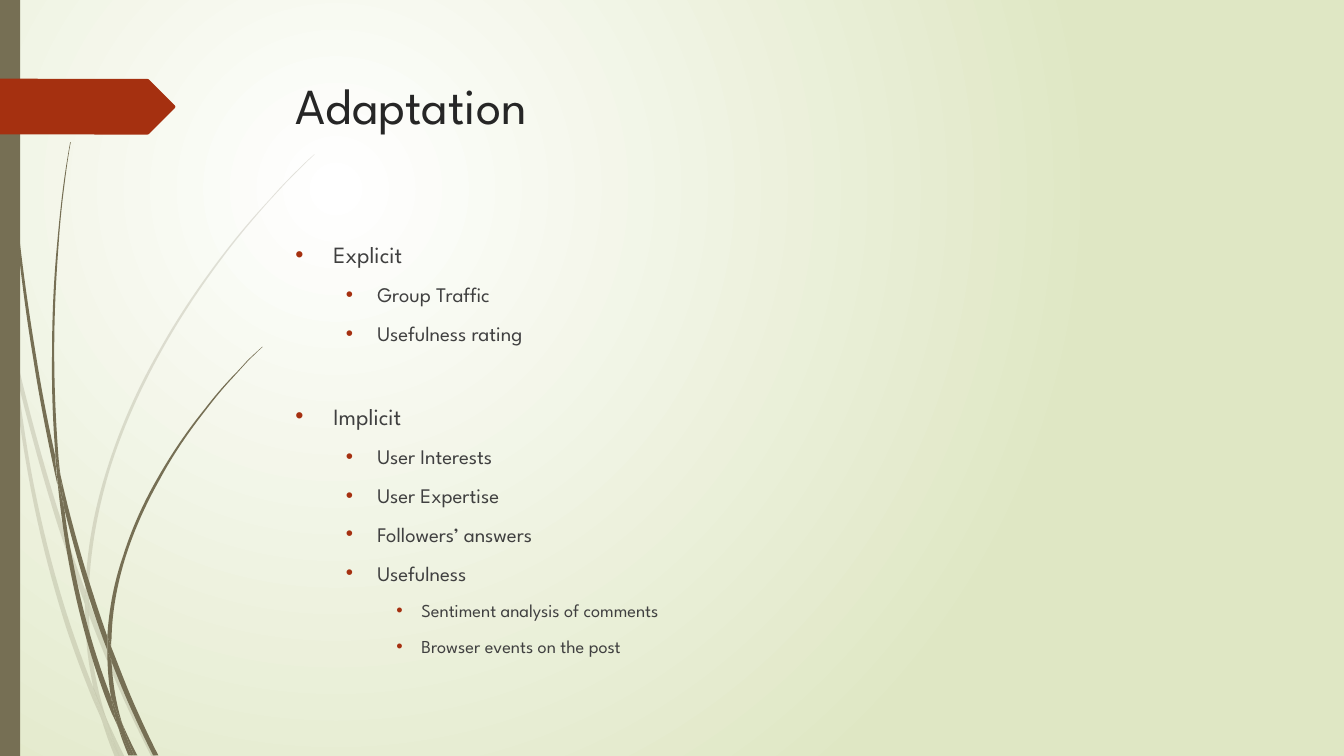
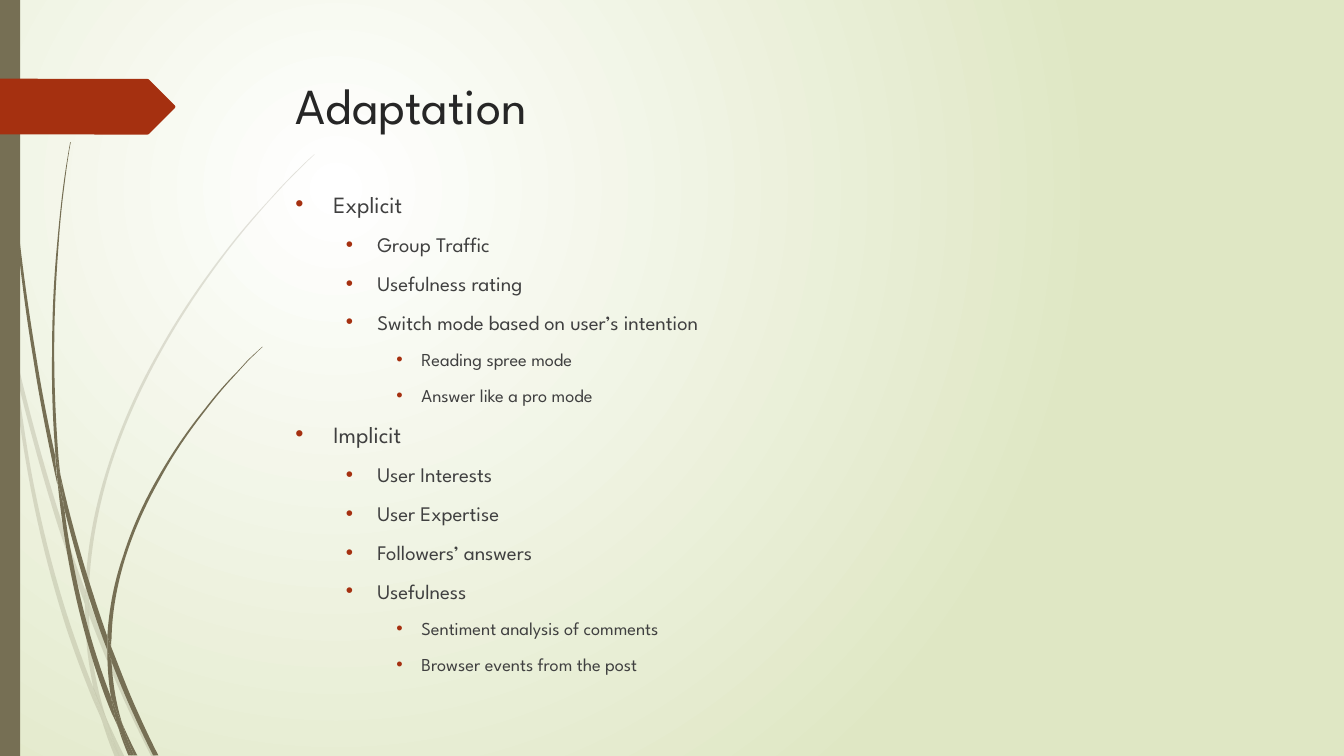
Before and after one commit to aartirao/JavaWithTheFlow, a slide deck: slide 9 of index/ppt/JavaWithTheFlow.pptx (slide 6 before the commit). Drawn at 1344x756 pixels with LibreOffice and Linux fonts; fonts in the diff are those of the drawing. Boxes give left, top, right and bottom in pixels: in the first picture for what was removed or moved away, otherwise in the second. Text is boxed around its words. In the diff, an @@ line names an element or a change of style, - is before the commit and + after.

```diff
--- a/index/ppt/JavaWithTheFlow.pptx
+++ b/index/ppt/JavaWithTheFlow.pptx
@@ text "Explicit": place and size @@
-text "Explicit" at box(333, 247, 659, 657)
+text "Explicit" at box(333, 197, 698, 675)
@@ text at box(377, 315, 698, 406): paragraphs added @@
+  • Switch mode based on user’s intention
+    • Reading spree mode
+    • Answer like a pro mode
@@ text at box(421, 658, 637, 675): text changed @@
-    • Browser events on the post
+    • Browser events from the post
```
Also in this commit, not shown: 8 other slides changed, 6 slides added, 1 slide removed.
